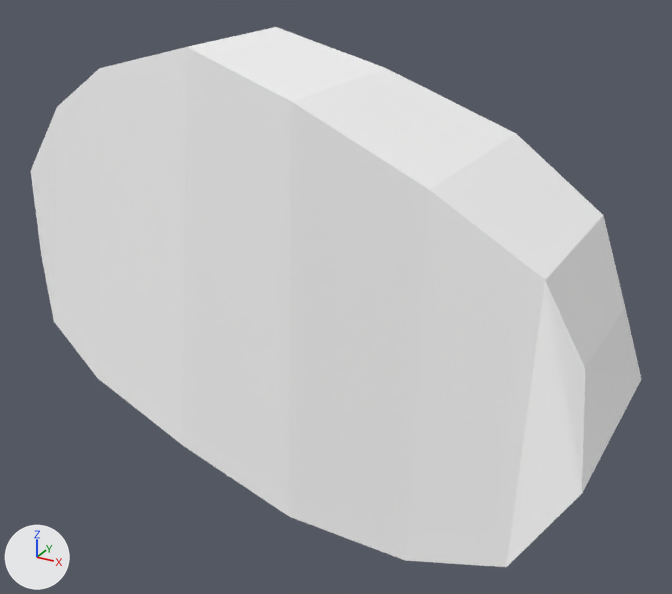
An edit to the glTF model assets/objects/Vegetables/Potato/Potato.glb, drawn before and after from the same camera.
Rendered twice from a 50 mm lens placed at (1.39, -2.54, 1.26), pointed at (-0.04, 0.04, -0.04). The axes (+X, +Y, +Z) are drawn at lower left. The lights are the same throughout. The first picture is the older version. Vertices at exactly the same position are counted once.
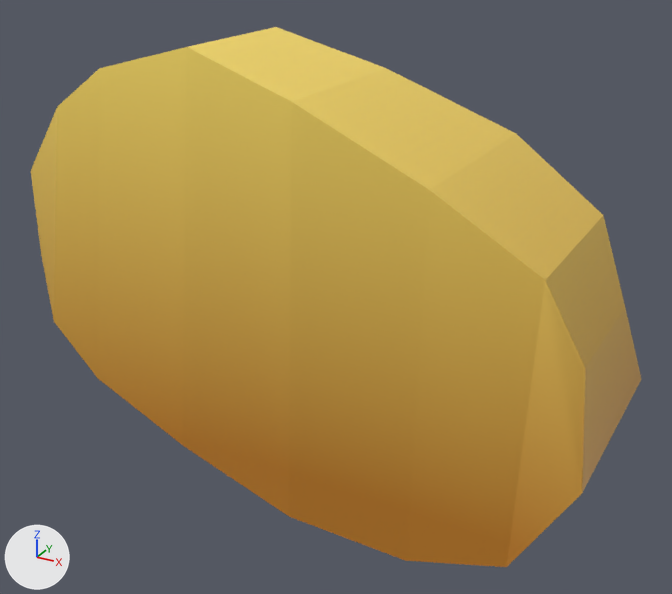
Edits to the bpy script that builds the scene:
```text
Add img_potato_texture:
    img_potato_texture = load_image('Potato Texture', '_unpacked/Potato_Texture', 1024, 1024, 'sRGB')
Change mat_material:
    remove mat_material.base_color = (1.0, 1.0, 1.0)  # white #ffffff
    add mat_material.texture = img_potato_texture
Change me_cube:
    where me_cube.from_pydata(...)  # 32 vertices, 60 faces; spans x -1.09..0.96, y -0.39..0.57, z -0.66..0.82
    used by ob_cube; location = (0.0, 0.0, 0.0)
    me_cube part 1: texture (UV) coordinates of 60 of 60 faces, centred in x -1.09..0.94, y -0.37..0.5, z -0.66..0.79, changed; they spanned u 0.12..0.88, v 0.0..1.0 and now span u 0.0..0.99, v 0.0..1.0
```

What differs and where, as boxes (x1, y1, x2, y2) in the pictures (672 x 594 px):
'Cube', surface changed (white to yellow): (31, 27, 641, 567) in both
